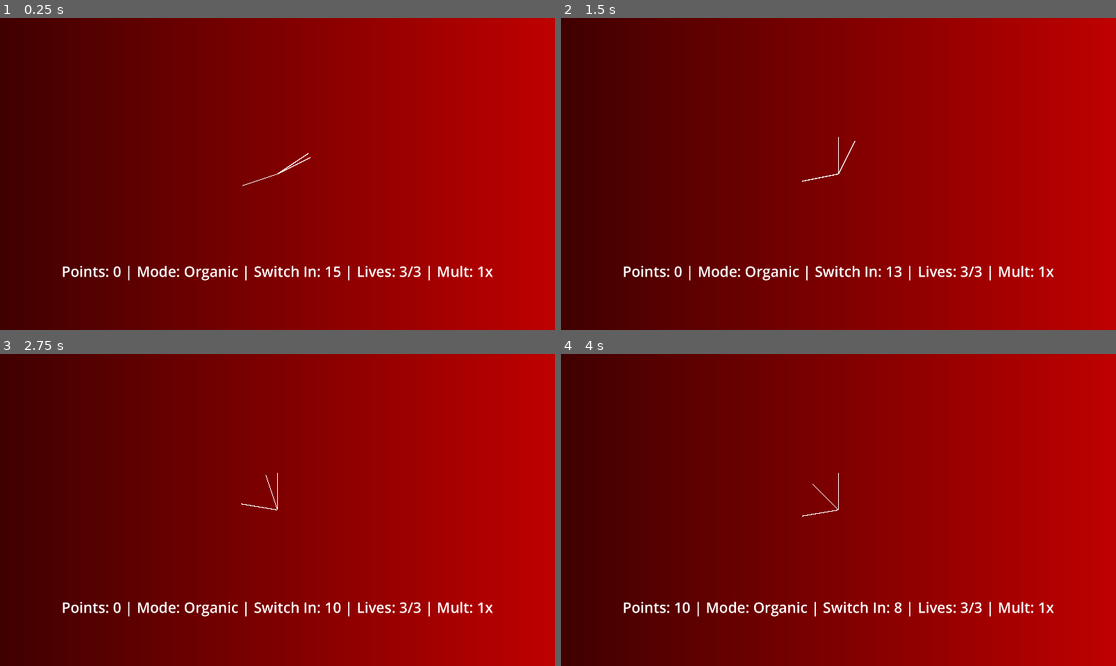
Above: before the commit, frames 1-4 (two rows, left to right).
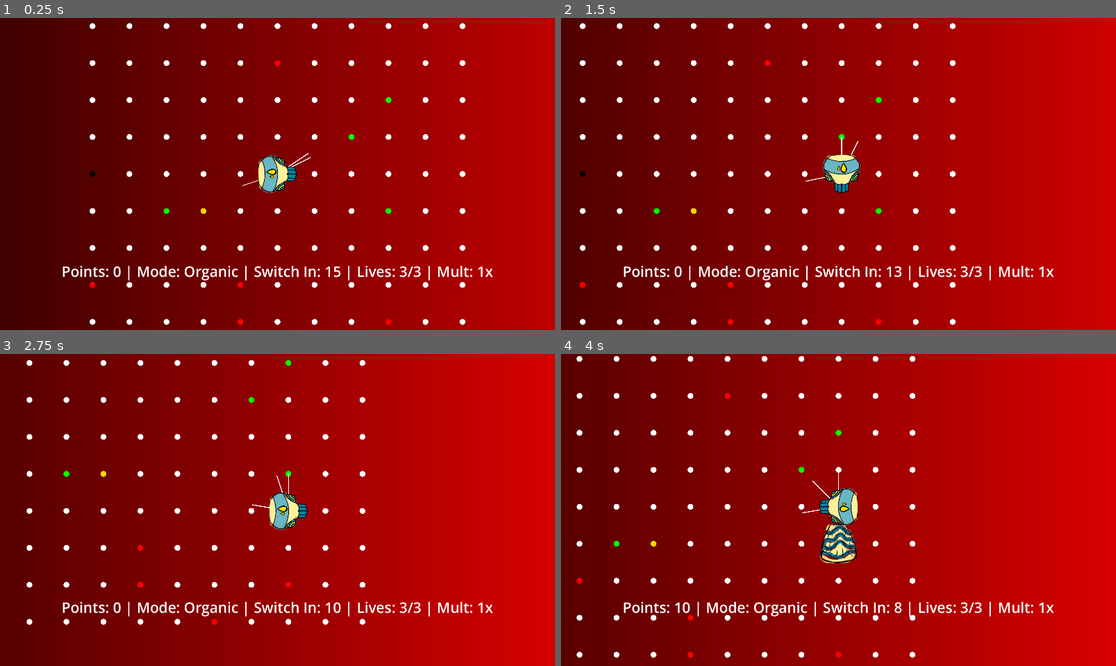
Above: after the commit, the same moments.

Repository: istamarahsan/s3rpent
Game: Godot game, scene res://root.tscn
Two runs of this game, one before a commit and one after it. Both use one fixed random seed, a clock stepped at 60 frames per second and the inputs below.
Inputs:
- Up to frame 1 (0.25 s): no input
- Up to frame 2 (1.5 s): tap Enter at 0.5 s; hold Right (ui_right) 0.53-1.28 s; hold Down (ui_down) from 1.28 s (still down)
- Up to frame 3 (2.75 s): release Down (ui_down) at 2.03 s; hold Right (ui_right) from 2.03 s (still down)
- Up to frame 4 (4 s): release Right (ui_right) at 2.78 s; hold Up (ui_up) 2.78-3.53 s; hold Left (ui_left) from 3.53 s (still down)

The runs differ from the first frame. In frame 1, 2.3% of the frame differs, in the area x 16-84%, y 1-99%; in frame 2, 2.3%; in frame 3, 2.0%; in frame 4, 99%, in the area x 0-100%, y 0-100%.
Error before the commit: Parse Error: Not all code paths return a value. (res://presentation/components/board_canvas/board_canvas.gd:33)

Commit message:
ooga booga powerup generation

Diff:
--- a/cybersnake/cybersnake_game.gd
+++ b/cybersnake/cybersnake_game.gd
@@ -10,6 +10,11 @@
 	Organic,
 	Paper,
 	Plastic
+}
+
+enum PowerupType {
+	ExtraLife,
+	Conversion
 }
 
 func _ready():
@@ -65,6 +70,27 @@
 		points = snappedf(points, 0.01)
 		var next_segment_position: Vector2i = (snake_heading * -1).clamp(Vector2i.ONE * -1, Vector2i.ONE) + snake_state.head  …(199 unchanged characters)…
 		snake_state.tail.push_back(next_segment_position)
+
+	for powerup_state in powerup_states:
+		if snake_state.head == powerup_state.position:
+			powerup_state.is_eaten = true
+			match powerup_state.type:
+				PowerupType.ExtraLife:
+					pass
+				PowerupType.Conversion:
+					pass
+
+	if powerup_states.all(func(state): return state.is_eaten):
+		var availables = _position_space().filter(
+			func(pos):
+				return pos not in food_states.map(
+					func(state): state.position
+					) and pos != snake_state.head and pos not in snake_state.tail
+				)
+		for powerup_state in powerup_states:
+			powerup_state.position = availables.pop_at(randi_range(0, availables.size()-1))
+			powerup_state.type = _random_powerup()
+			powerup_state.is_eaten = false
 
 	ticks_to_snake_mode_transition -= 1
 	if ticks_to_snake_mode_transition <= 0:
@@ -96,6 +122,19 @@
 	for i in range(food_positions.size()):
 		food_states[i].position = food_positions[i]
 
+	var availables = _position_space().filter(
+			func(pos):
+				return pos not in food_states.map(
+					func(state): state.position
+					) and pos != snake_state.head and pos not in snake_state.tail
+				)
+	for i in range(max_powerups):
+		var powerup_state = PowerupState.new()
+		powerup_state.position = availables.pop_at(randi_range(0, availables.size()-1))
+		powerup_state.type = _random_powerup()
+		powerup_state.is_eaten = false
+		powerup_states.append(powerup_state)
+
 func _parse_rotate(vector: Vector2i, rotate_direction: TurnDirection) -> Vector2i:
 	return Vector2i(vector.y, vector.x * -1) if rotate_direction == TurnDirection.Left else Vector2i(vector.y * -1, vector.x)
 
@@ -134,6 +173,17 @@
 		_:
 			return Polarity.Organic
 
+func _random_powerup() -> PowerupType:
+	var extra_life_weight: int = 1
+	var conversion_weight: int = 9
+	var total_weight: float = float(extra_life_weight + conversion_weight)
+	var result = randf()
+	if result < extra_life_weight / total_weight:
+		return PowerupType.ExtraLife
+	if result < (extra_life_weight + conversion_weight) / total_weight:
+		return PowerupType.Conversion
+	return PowerupType.ExtraLife
+
 func _next_snake_mode(mode: Polarity) -> Polarity:
 	match mode:
 		Polarity.Organic:
--- a/cybersnake/cybersnake_game.tscn
+++ b/cybersnake/cybersnake_game.tscn
@@ -7,3 +7,4 @@
 max_foods = 12
 world_span = 5
 snake_mode_interval = 15
+max_powerups = 1
--- a/cybersnake/powerup_state.gd
+++ b/cybersnake/powerup_state.gd
@@ -1,10 +1,6 @@
 extends RefCounted
 class_name PowerupState
 
-enum PowerupType {
-	ExtraLife,
-	Conversion
-}
-
 var position: Vector2i
-var type: PowerupType
+var type: CybersnakeGame.PowerupType
+var is_eaten: bool
--- a/presentation/components/board_canvas/board_canvas.gd
+++ b/presentation/components/board_canvas/board_canvas.gd
@@ -27,16 +27,25 @@
 func _choose_color(position: Vector2i) -> Color:
 	var food_state = food_states_cache_by_position.get(position)
 	if food_state != null and not food_state.is_eaten:
-		_choose_color_food(food_state)
+		return _choose_color_food(food_state)
+	var powerup_state = state_hook.handle.powerup_states.filter(func(x): return x.position == position).pop_back()
+	if powerup_state != null and not powerup_state.is_eaten:
+		return _choose_powerup_color(powerup_state)
 	return default_color
 
-func _choose_powerup_color() -> Color:
-	pass
+func _choose_powerup_color(powerup_state: PowerupState) -> Color:
+	match powerup_state.type:
+		CybersnakeGame.PowerupType.ExtraLife:
+			return extra_life_color
+		CybersnakeGame.PowerupType.Conversion:
+			return conversion_color
+		_:
+			return default_color
 
 func _choose_color_food(food_state: FoodState) -> Color:
 	match food_state.polarity:
 		CybersnakeGame.Polarity.Organic:
-			return paper_color
+			return organic_color
 		CybersnakeGame.Polarity.Plastic:
 			return plastic_color
 		CybersnakeGame.Polarity.Paper:
--- a/presentation/presentation.tscn
+++ b/presentation/presentation.tscn
@@ -24,12 +24,6 @@
 
 [node name="BoardCanvas" type="Node2D" parent="."]
 script = ExtResource("2_ckhpm")
-default_color = null
-organic_color = null
-plastic_color = null
-paper_color = null
-extra_life_color = null
-conversion_color = null
 
 [node name="StateHook" type="Node" parent="BoardCanvas"]
 script = ExtResource("3_2sqof")
